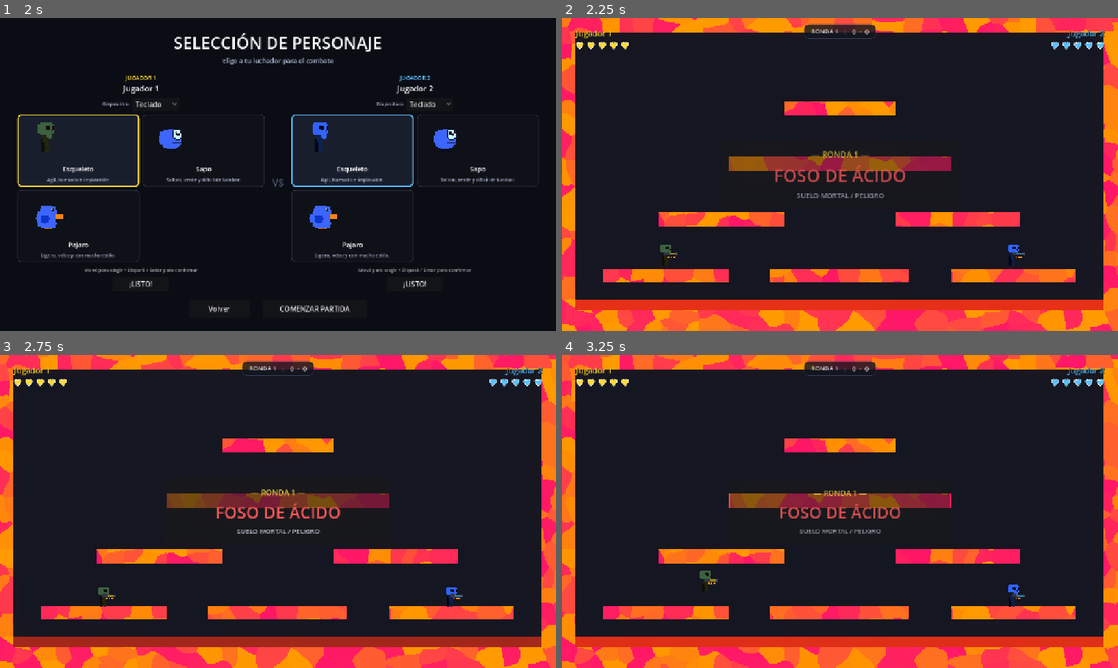
Above: before the commit, frames 1-4 (two rows, left to right).
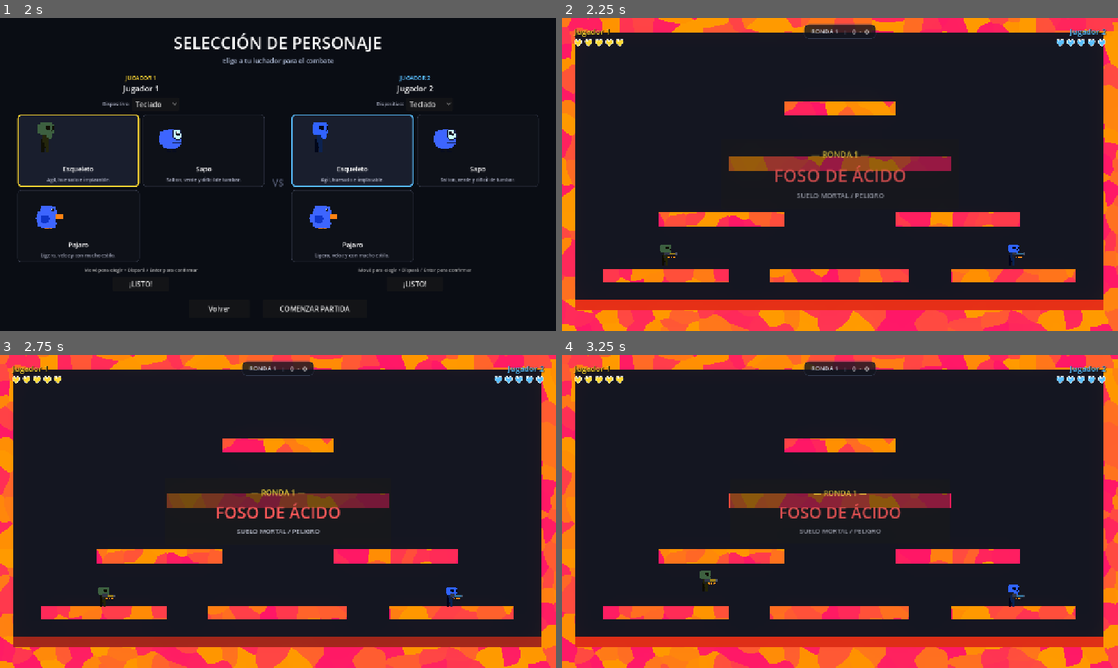
Above: after the commit, the same moments.

Repository: AdriR1ze/ONIET_Rounds
Game: Godot game, scene res://ui/main_menu.tscn
Same seed, same stepped clock (60 frames per second), same inputs: the game is played once before the commit and once after it.
Inputs (mouse positions are in pixels of both pictures, inside the frame that each line leads up to):
- Up to frame 1 (2 s): click "Jugar" at 0.5 s; click "Elegir Personajes" at 1.25 s
- Up to frame 2 (2.25 s): click "COMENZAR PARTIDA" at 2 s
- Up to frame 3 (2.75 s): no input
- Up to frame 4 (3.25 s): tap Enter (ui_accept) at 2.75 s; move the mouse to (962, 495) at 2.77 s; hold D (p1_right) from 2.78 s (still down); tap , (p2_fire) at 2.85 s; click (962, 495) at 2.92 s; tap W (p1_jump) at 3.02 s

Frame 1 is identical in both runs. In frame 2, 0.6% of the frame differs, in the area x 2-98%, y 3-11%; in frame 3, 0.6%; in frame 4, 0.6%.

Commit message:
Limitar vidas a 20, HUD de corazones en filas de 5 con escala dinamica y clamp a tags de mejoras

Diff:
--- a/rounds/run/run_manager.gd
+++ b/rounds/run/run_manager.gd
@@ -71,9 +71,12 @@
 	return personajes.get(player_number, "esqueleto")
 
 
+const MAX_VIDAS := 20
+
+
 func configurar_partida(rondas: int, vidas: int) -> void:
 	rondas_para_ganar = maxi(rondas, 1)
-	vidas_por_ronda = maxi(vidas, 1)
+	vidas_por_ronda = clampi(vidas, 1, MAX_VIDAS)
 
 
 func registrar_jugador(player: Node) -> void:
--- a/rounds/tests/test_dynamic_keyboard.gd
+++ b/rounds/tests/test_dynamic_keyboard.gd
@@ -8,6 +8,7 @@
 	test_menu_principal()
 	test_number_picker_control()
 	test_w_no_confirma_teclado()
+	test_corazones_hud()
 	test_dynamic_keyboard_scenarios()
 	test_reiniciar_full()
 	test_joystick_existing()
@@ -31,6 +32,7 @@
 	var vidas_val: Node = menu.get_node_or_null("Centro/Menu/Config/Vidas/Valor")
 	assert(vidas_val is Button, "Vidas/Valor debe ser Button")
 	assert(not (vidas_val is SpinBox), "Vidas/Valor NO debe ser SpinBox")
+	assert(vidas_val.max_value == 20, "Vidas max_value debe ser 20")
 
 	menu.queue_free()
 	print("✓ Menú principal: botón renombrado, Controles removido y SpinBoxes reemplazados")
@@ -39,7 +41,7 @@
 func test_number_picker_control() -> void:
 	var picker = NumberPickerButton.new()
 	picker.min_value = 1
-	picker.max_value = 99
+	picker.max_value = 20
 	picker.value = 3
 	assert(picker.text == "3", "Texto inicial debe ser '3'")
 	assert(not picker.editando, "No debe estar editando inicialmente")
@@ -94,6 +96,37 @@
 	Settings.dispositivos[1] = Settings.DISPOSITIVO_TECLADO
 	Settings.aplicar_controles()
 	print("✓ Confirmación: la tecla W (salto) NO confirma ready para jugadores con teclado")
+
+
+func test_corazones_hud() -> void:
+	RunManager.configurar_partida(3, 30)
+	assert(RunManager.vidas_por_ronda == 20, "Vidas no debe superar el máximo de 20")
+
+	var hud_scene: PackedScene = load("res://ui/match_hud.tscn")
+	assert(hud_scene != null, "No se pudo cargar match_hud.tscn")
+	var hud = hud_scene.instantiate()
+
+	var contenedor := VBoxContainer.new()
+	# Probar con 20 vidas (4 filas de 5)
+	hud._actualizar_vidas_container(contenedor, 18, 20, 2, false)
+	assert(contenedor.get_child_count() == 4, "20 vidas debe generar 4 filas")
+	for i in 4:
+		var fila = contenedor.get_child(i) as HBoxContainer
+		assert(fila.alignment == BoxContainer.ALIGNMENT_END, "Jugador de la derecha (P2) debe alinear a la derecha")
+		assert(fila.get_child_count() == 5, "Cada fila debe tener 5 corazones")
+
+	# Probar con 7 vidas (2 filas: 5 y 2)
+	hud._actualizar_vidas_container(contenedor, 5, 7, 1, true)
+	assert(contenedor.get_child_count() == 2, "7 vidas debe generar 2 filas")
+	var fila0 = contenedor.get_child(0) as HBoxContainer
+	var fila1 = contenedor.get_child(1) as HBoxContainer
+	assert(fila0.get_child_count() == 5, "Fila 0 debe tener 5 corazones")
+	assert(fila1.get_child_count() == 2, "Fila 1 debe tener 2 corazones")
+	assert(fila0.alignment == BoxContainer.ALIGNMENT_BEGIN, "Jugador de la izquierda (P1) debe alinear a la izquierda")
+
+	hud.queue_free()
+	contenedor.queue_free()
+	print("✓ HUD de corazones: máximo 5 por fila, 20 vidas máximo y alineación correcta")
 
 
 func test_dynamic_keyboard_scenarios() -> void:
--- a/rounds/ui/main_menu.tscn
+++ b/rounds/ui/main_menu.tscn
@@ -94,7 +94,7 @@
 layout_mode = 2
 script = ExtResource("4_picker")
 min_value = 1
-max_value = 99
+max_value = 20
 value = 5
 
 [node name="Jugar" type="Button" parent="Centro/Menu"]
--- a/rounds/ui/match_hud.gd
+++ b/rounds/ui/match_hud.gd
@@ -53,6 +53,9 @@
 		add_child(esquina)
 
 
+const MAX_CORAS_POR_FILA := 5
+
+
 func _crear_esquina(numero: int) -> MarginContainer:
 	var color := RunManager.color_jugador(numero)
 	var izquierda := numero % 2 == 1
@@ -61,23 +64,22 @@
 	var esquina := MarginContainer.new()
 	if arriba:
 		esquina.set_anchors_preset(Control.PRESET_TOP_LEFT if izquierda else Control.PRESET_TOP_RIGHT)
+		esquina.offset_top = 18.0
+		esquina.offset_bottom = 125.0
 	else:
 		esquina.set_anchors_preset(Control.PRESET_BOTTOM_LEFT if izquierda else Control.PRESET_BOTTOM_RIGHT)
+		esquina.offset_top = -125.0
+		esquina.offset_bottom = -18.0
+
 	if izquierda:
-		esquina.offset_left = 32.0
+		esquina.offset_left = 28.0
 		esquina.offset_right = 260.0
 	else:
-		esquina.offset_left = -292.0
-		esquina.offset_right = -32.0
-	if arriba:
-		esquina.offset_top = 22.0
-		esquina.offset_bottom = 80.0
-	else:
-		esquina.offset_top = -80.0
-		esquina.offset_bottom = -22.0
+		esquina.offset_left = -260.0
+		esquina.offset_right = -28.0
 
 	var vbox := VBoxContainer.new()
-	vbox.add_theme_constant_override("separation", 6)
+	vbox.add_theme_constant_override("separation", 4)
 
 	var nombre := Label.new()
 	nombre.add_theme_font_size_override("font_size", 18)
@@ -89,9 +91,8 @@
 	vbox.add_child(nombre)
 	_nombres[numero] = nombre
 
-	var vidas := HBoxContainer.new()
-	vidas.add_theme_constant_override("separation", 8)
-	vidas.alignment = BoxContainer.ALIGNMENT_BEGIN if izquierda else BoxContainer.ALIGNMENT_END
+	var vidas := VBoxContainer.new()
+	vidas.add_theme_constant_override("separation", 3)
 	vbox.add_child(vidas)
 	_vidas[numero] = vidas
 
@@ -110,50 +111,101 @@
 	var puntajes: Array = []
 	for i in RunManager.cantidad_jugadores:
 		var numero := i + 1
+		var izquierda := numero % 2 == 1
 		if _nombres.has(numero):
 			_nombres[numero].text = RunManager.nombre_jugador(numero)
 		if _vidas.has(numero):
-			_actualizar_vidas_container(_vidas[numero], RunManager.vidas_de(numero), total_vidas, numero)
+			_actualizar_vidas_container(_vidas[numero], RunManager.vidas_de(numero), total_vidas, numero, izquierda)
 		puntajes.append(str(RunManager.marcador_de(numero)))
 	if _marcador != null:
 		_marcador.text = "  -  ".join(puntajes)
 
 
-func _actualizar_vidas_container(contenedor: HBoxContainer, vidas_actuales: int, total: int, player_num: int) -> void:
+func _actualizar_vidas_container(contenedor: VBoxContainer, vidas_actuales: int, total: int, player_num: int, izquierda: bool) -> void:
 	if contenedor == null:
 		return
 
-	while contenedor.get_child_count() < total:
-		var pip := Control.new()
-		pip.custom_minimum_size = Vector2(18, 20)
-		pip.mouse_filter = Control.MOUSE_FILTER_IGNORE
-		pip.draw.connect(_dibujar_pip.bind(pip))
-		contenedor.add_child(pip)
-
-	while contenedor.get_child_count() > total:
+	total = clampi(total, 1, RunManager.MAX_VIDAS)
+	var filas_count := ceili(float(total) / float(MAX_CORAS_POR_FILA))
+
+	# Si hay muchas filas de corazones, se hacen más chicos para no molestar la vista
+	var escala := 1.0
+	var sep_h := 6
+	var sep_v := 4
+	if filas_count == 2:
+		escala = 0.85
+		sep_h = 5
+		sep_v = 3
+	elif filas_count == 3:
+		escala = 0.72
+		sep_h = 4
+		sep_v = 3
+	elif filas_count >= 4:
+		escala = 0.60
+		sep_h = 4
+		sep_v = 2
+
+	contenedor.add_theme_constant_override("separation", sep_v)
+
+	while contenedor.get_child_count() < filas_count:
+		var fila := HBoxContainer.new()
+		fila.alignment = BoxContainer.ALIGNMENT_BEGIN if izquierda else BoxContainer.ALIGNMENT_END
+		contenedor.add_child(fila)
+
+	while contenedor.get_child_count() > filas_count:
 		var extra := contenedor.get_child(contenedor.get_child_count() - 1)
 		contenedor.remove_child(extra)
 		extra.queue_free()
 
-	for i in total:
-		var pip := contenedor.get_child(i) as Control
-		var activa := (i < vidas_actuales)
-		var necesita_update := false
-		if not pip.has_meta("activa") or pip.get_meta("activa") != activa:
-			pip.set_meta("activa", activa)
-			necesita_update = true
-		if not pip.has_meta("player") or pip.get_meta("player") != player_num:
-			pip.set_meta("player", player_num)
-			necesita_update = true
-		if necesita_update:
-			pip.queue_redraw()
+	var pip_idx := 0
+	for r in filas_count:
+		var fila := contenedor.get_child(r) as HBoxContainer
+		fila.alignment = BoxContainer.ALIGNMENT_BEGIN if izquierda else BoxContainer.ALIGNMENT_END
+		fila.add_theme_constant_override("separation", sep_h)
+
+		var coras_en_esta_fila := mini(MAX_CORAS_POR_FILA, total - (r * MAX_CORAS_POR_FILA))
+
+		while fila.get_child_count() < coras_en_esta_fila:
+			var pip := Control.new()
+			pip.mouse_filter = Control.MOUSE_FILTER_IGNORE
+			pip.draw.connect(_dibujar_pip.bind(pip))
+			fila.add_child(pip)
+
+		while fila.get_child_count() > coras_en_esta_fila:
+			var extra := fila.get_child(fila.get_child_count() - 1)
+			fila.remove_child(extra)
+			extra.queue_free()
+
+		for c in coras_en_esta_fila:
+			var pip := fila.get_child(c) as Control
+			pip.custom_minimum_size = Vector2(18.0 * escala, 20.0 * escala)
+			var activa := (pip_idx < vidas_actuales)
+			var necesita_update := false
+
+			if not pip.has_meta("activa") or pip.get_meta("activa") != activa:
+				pip.set_meta("activa", activa)
+				necesita_update = true
+			if not pip.has_meta("player") or pip.get_meta("player") != player_num:
+				pip.set_meta("player", player_num)
+				necesita_update = true
+			if not pip.has_meta("escala") or not is_equal_approx(float(pip.get_meta("escala")), escala):
+				pip.set_meta("escala", escala)
+				necesita_update = true
+
+			if necesita_update:
+				pip.queue_redraw()
+
+			pip_idx += 1
 
 
 func _dibujar_pip(pip: Control) -> void:
 	var activa: bool = pip.get_meta("activa") if pip.has_meta("activa") else true
 	var player_num: int = pip.get_meta("player") if pip.has_meta("player") else 1
-
-	var pts := PackedVector2Array(HEART_POINTS)
+	var escala: float = pip.get_meta("escala") if pip.has_meta("escala") else 1.0
+
+	var pts := PackedVector2Array()
+	for pt in HEART_POINTS:
+		pts.append(pt * escala)
 
 	if activa:
 		var col_base := RunManager.color_jugador(player_num)
@@ -161,8 +213,8 @@
 
 		pip.draw_colored_polygon(pts, col_glow)
 		pip.draw_colored_polygon(pts, col_base)
-		pip.draw_polyline(pts, Color(1.0, 1.0, 1.0, 0.75), 1.2, true)
-		pip.draw_circle(Vector2(5.5, 4.5), 1.2, Color(1.0, 1.0, 1.0, 0.85))
+		pip.draw_polyline(pts, Color(1.0, 1.0, 1.0, 0.75), maxf(1.2 * escala, 0.8), true)
+		pip.draw_circle(Vector2(5.5, 4.5) * escala, maxf(1.2 * escala, 0.7), Color(1.0, 1.0, 1.0, 0.85))
 	else:
 		pip.draw_colored_polygon(pts, COLOR_EMPTY)
-		pip.draw_polyline(pts, COLOR_EMPTY_BORDER, 1.0, true)
+		pip.draw_polyline(pts, COLOR_EMPTY_BORDER, maxf(1.0 * escala, 0.8), true)
--- a/rounds/ui/upgrade_screen.gd
+++ b/rounds/ui/upgrade_screen.gd
@@ -177,11 +177,14 @@
 	header_box.add_child(titulo_jugador)
 
 	var vidas_count: int = RunManager.vidas_de(numero)
+	var total_vidas: int = clampi(RunManager.vidas_por_ronda, 1, 20)
 	var max_nivel: int = RunManager.nivel_desbloqueado(numero)
 	var corazones := ""
-	for i in 5:
+	for i in total_vidas:
+		if i > 0 and i % 5 == 0:
+			corazones += " "
 		corazones += "♥" if i < vidas_count else "♡"
-	var controles_hint: String = "Moverse para elegir · X / Disparar para confirmar"
+	var controles_hint: String = "Moverse para elegir · Disparar / Enter para confirmar" if Settings.es_teclado(numero) else "Moverse para elegir · X / Disparar para confirmar"
 
 	var info_sub := Label.new()
 	info_sub.text = "%s  •  Nivel máx %d  •  %s" % [corazones, max_nivel, controles_hint]
@@ -380,6 +383,15 @@
 			floating_tag.reset_size()
 			var tag_x: float = badge.global_position.x + (badge.size.x * 0.5) - (floating_tag.size.x * 0.5)
 			var tag_y: float = badge.global_position.y - floating_tag.size.y - 6.0
+
+			# Evitar que la etiqueta flote fuera de la pantalla (especialmente para el jugador 1 a la izquierda)
+			var vp_size := floating_tag.get_viewport_rect().size
+			var margin_lat := 12.0
+			var max_x := maxf(vp_size.x - floating_tag.size.x - margin_lat, margin_lat)
+			tag_x = clampf(tag_x, margin_lat, max_x)
+			if tag_y < 8.0:
+				tag_y = badge.global_position.y + badge.size.y + 6.0
+
 			floating_tag.global_position = Vector2(tag_x, tag_y)
 
 			b_sb.border_color = Color(col_rareza.r, col_rareza.g, col_rareza.b, 1.0)
Not shown, added: rounds/ui/number_picker_button.gd.uid
